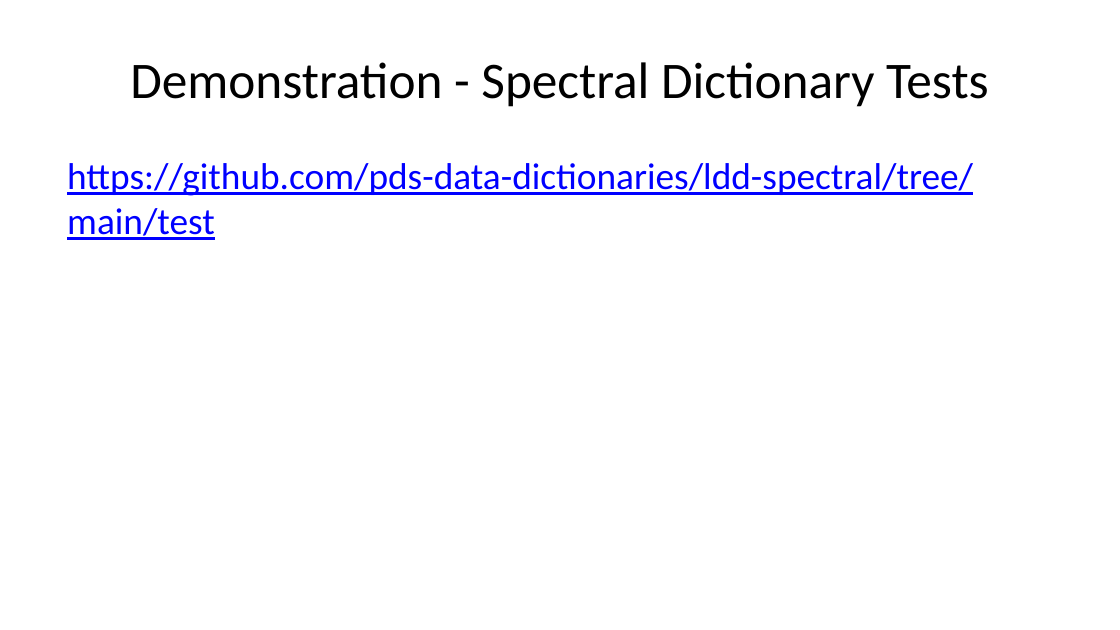
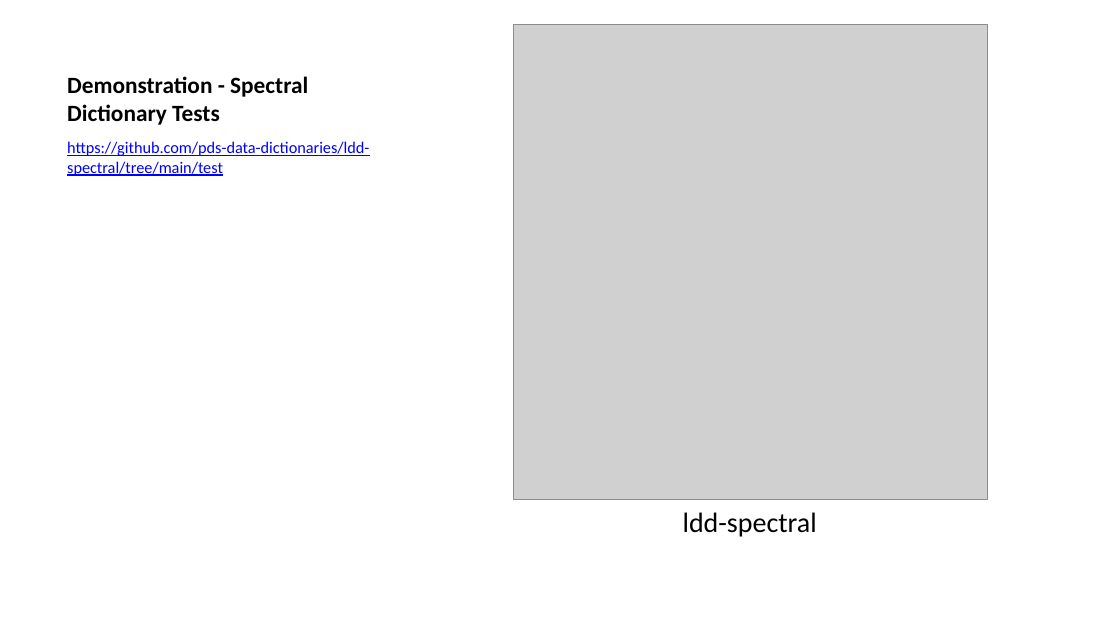
Before and after one commit to sbn-psi/dmsp, a slide deck: slide 19 of LDDTesting/stone-LDDTestingPrinciples.pptx. Drawn at 1120x630 pixels with LibreOffice and Linux fonts; fonts in the diff are those of the drawing; grey boxes stand for pictures. Boxes give left, top, right and bottom in pixels: in the first picture for what was removed or moved away, otherwise in the second. Text is boxed around its words. In the diff, an @@ line names an element or a change of style, - is before the commit and + after.

```diff
--- a/LDDTesting/stone-LDDTestingPrinciples.pptx
+++ b/LDDTesting/stone-LDDTestingPrinciples.pptx
@@ title "Demonstration - Spectral Dictionary Tests" at [67, 76, 308, 125]: size 33 to 15 pt, bold on; alignment centre to left; vertical alignment middle to bottom @@
@@ picture added at [513, 25, 988, 500] @@
@@ text "https://github.com/pds-data-dictionaries/ldd-spectral/tree/m ...": place and size @@
-text "https://github.com/pds-data-dictionaries/ldd-spectral/tree/m ..." at [67, 163, 973, 240]
+text "https://github.com/pds-data-dictionaries/ldd-spectral/tree/m ..." at [67, 141, 369, 176]
@@ text "https://github.com/pds-data-dictionaries/ldd-spectral/tree/m ..." at [67, 141, 369, 176]: size 24 to 10.5 pt; less space between paragraphs @@
@@ text added at [683, 512, 817, 537], 18 pt, text #000000 @@
+ldd-spectral
```
Also in this commit, not shown: 3 other slides changed, 2 slides added, 7 other files.
